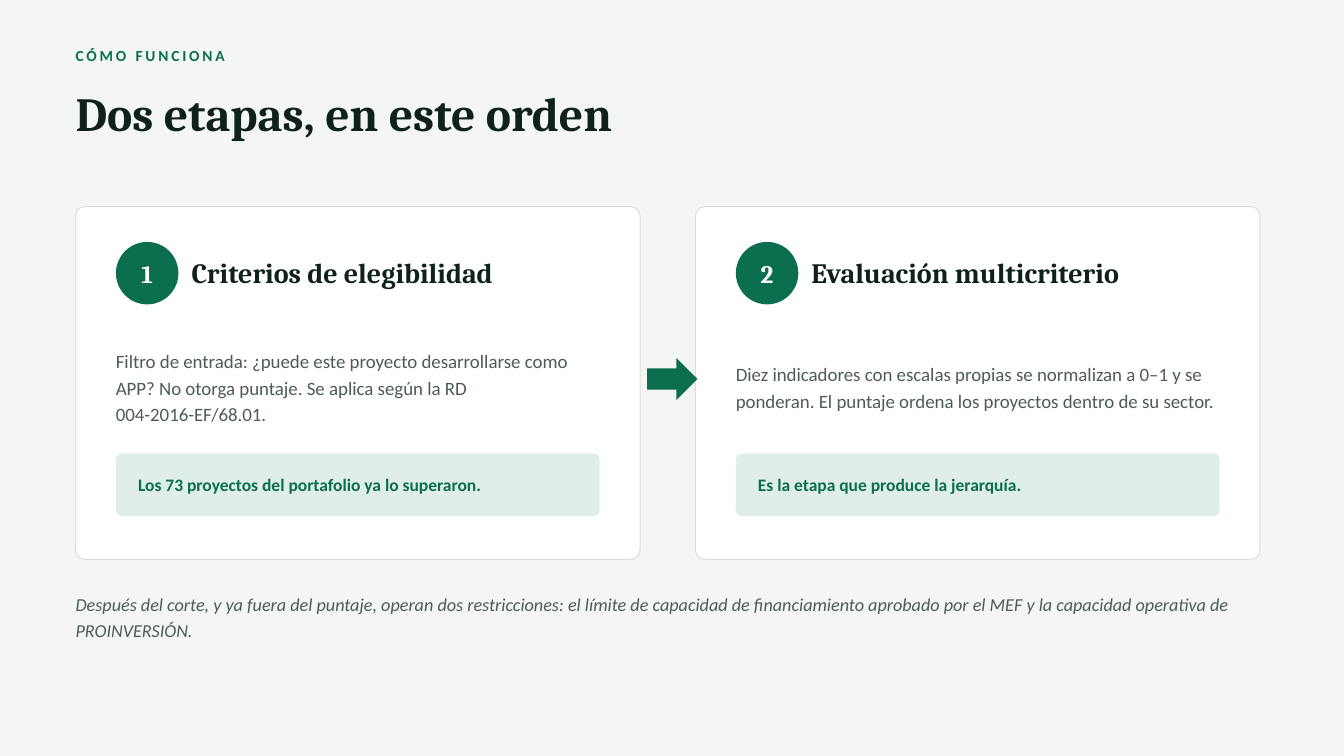
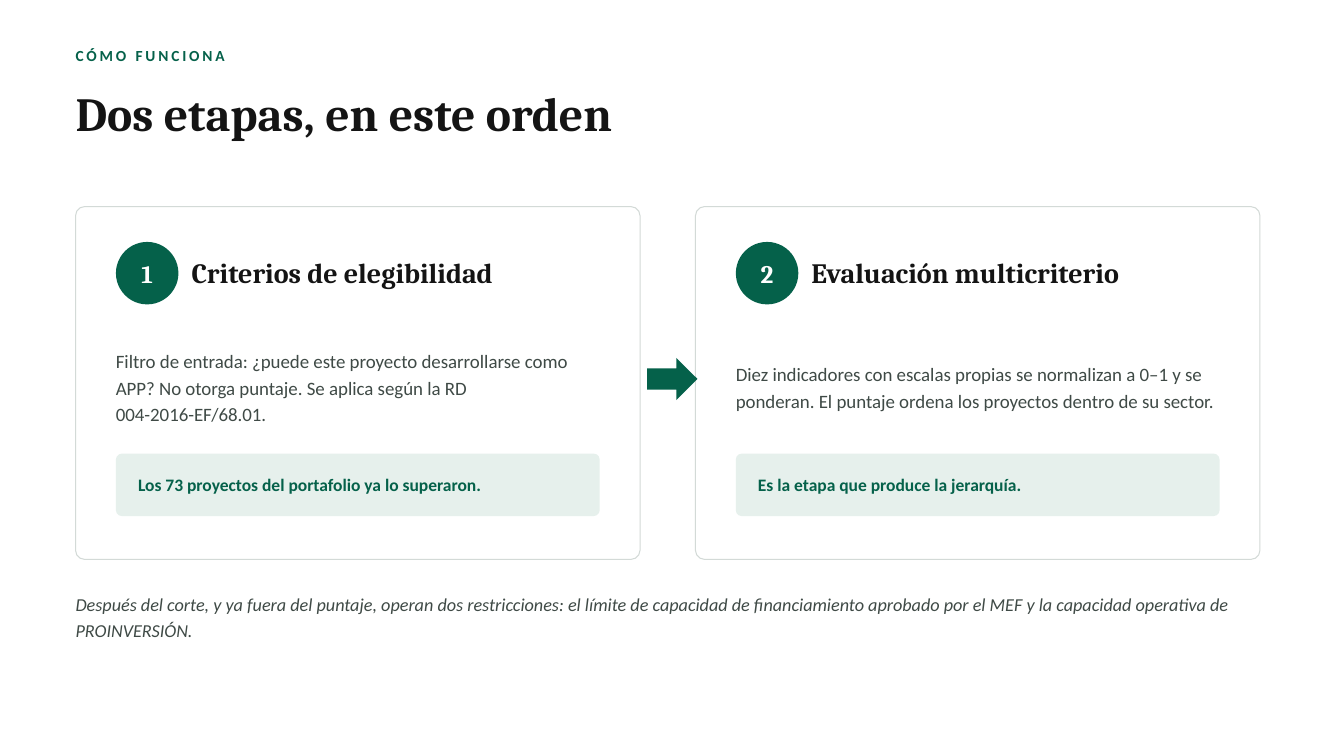
Before and after one commit to OBueno2785/Jerarquizador_APP, a slide deck: slide 3 of diseno/Resumen_Ejecutivo_Priorizacion_APP.pptx. Drawn at 1344x756 pixels with LibreOffice and Linux fonts; fonts in the diff are those of the drawing. Boxes give left, top, right and bottom in pixels: in the first picture for what was removed or moved away, otherwise in the second. Text is boxed around its words. In the diff, an @@ line names an element or a change of style, - is before the commit and + after.

```diff
--- a/diseno/Resumen_Ejecutivo_Priorizacion_APP.pptx
+++ b/diseno/Resumen_Ejecutivo_Priorizacion_APP.pptx
@@ background #F4F6F3 to #FFFFFF @@
@@ rounded rectangle at <box>76,207,640,560</box>: outline #D9E0D8 0.75 pt to #D3DAD7 0.75 pt @@
@@ rounded rectangle at <box>696,207,1260,560</box>: outline #D9E0D8 0.75 pt to #D3DAD7 0.75 pt @@
@@ text colour #4E5C56 to #3F4A46 in 3 elements at <box>116,355,568,422</box>, <box>736,368,1214,411</box>, <box>76,598,1228,637</box> @@
```
Also in this commit, not shown: 10 other slides changed, 3 other files.
